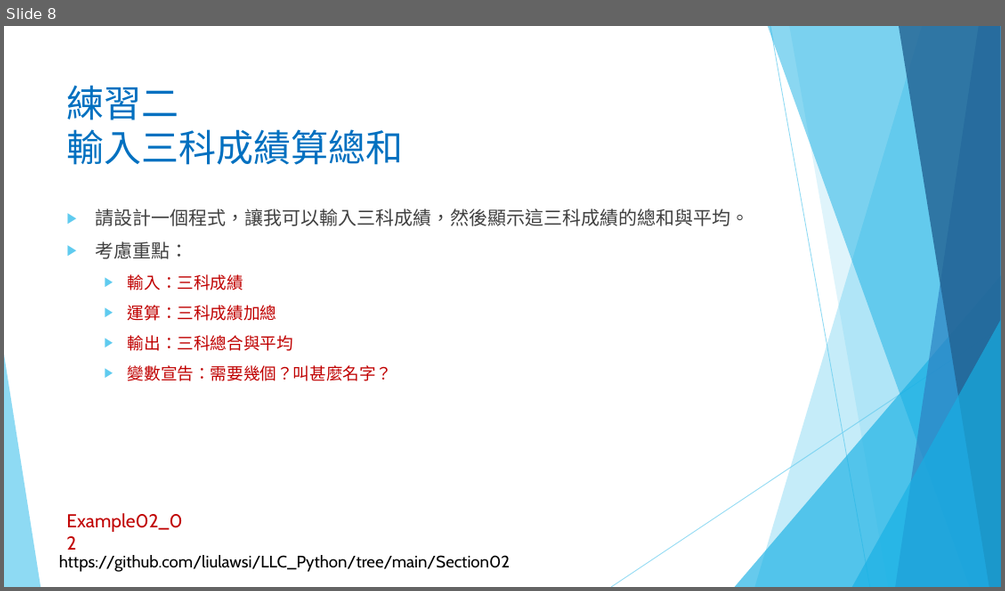
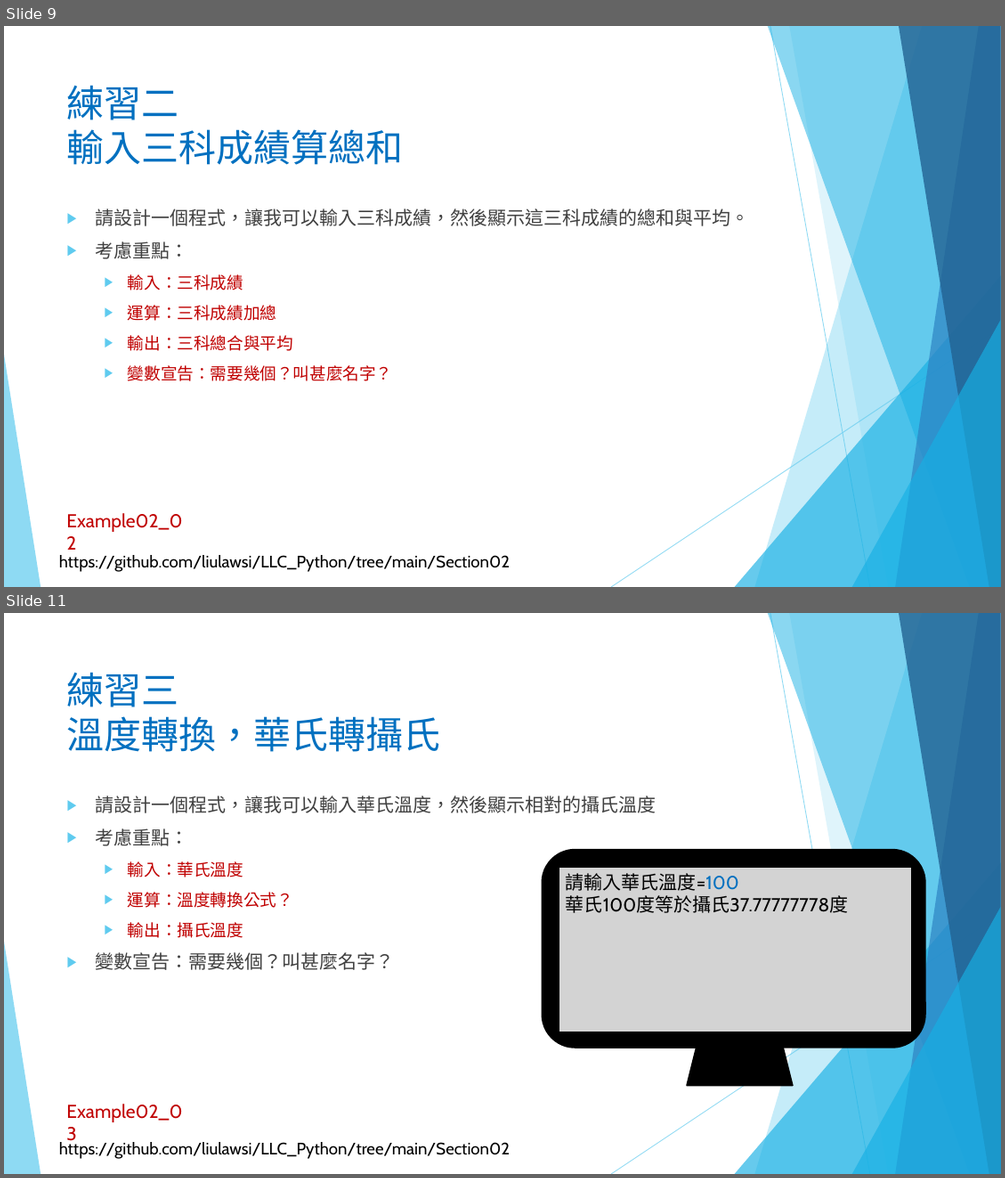
Before and after one commit to liulawsi/My_PPTs, a slide deck: LCC/Python/02_程式語言基本法.pptx. Shown one above the other, each under a label of ours: slide 8 before the commit, slides 9 and 11 after it; the slides between them are not shown. The pictures are 1005x591 and 1005x1178 pixels, drawn with LibreOffice and Linux fonts; fonts in the diff are those of the drawing; background and template pictures are left out. Boxes give left, top, right and bottom in pixels: in the first picture for what was removed or moved away, otherwise in the second. Text is boxed around its words. In the diff, an @@ line names an element or a change of style, - is before the commit and + after.

```diff
--- a/LCC/Python/02_程式語言基本法.pptx
+++ b/LCC/Python/02_程式語言基本法.pptx
@@ slide 11 added at box(4, 613, 1001, 1174), background #FFFFFF; not listed: 11 template elements that a slide beside it also shows @@
@@ title added at box(67, 672, 441, 752), 36 pt, text #0070C0 @@
+練習三
+溫度轉換，華氏轉攝氏
@@ text added at box(95, 795, 655, 970), 18 pt, text #404040 @@
+▶ 請設計一個程式，讓我可以輸入華氏溫度，然後顯示相對的攝氏溫度
+▶ 考慮重點：
+  ▶ 輸入：華氏溫度
+  ▶ 運算：溫度轉換公式？
+  ▶ 輸出：攝氏溫度
+▶ 變數宣告：需要幾個？叫甚麼名字？
@@ rounded rectangle added at box(542, 850, 925, 1047), fill #000000, outline #000000 1.5 pt @@
@@ rectangle added at box(558, 868, 912, 1032), fill #D3D3D3, outline #000000 1.5 pt, 18 pt, text #000000 @@
+請輸入華氏溫度=100
+華氏100度等於攝氏37.77777778度
@@ trapezoid added at box(687, 1047, 793, 1086), fill #000000, outline #000000 1.5 pt @@
@@ text added at box(66, 1103, 182, 1122), 18 pt, text #C00000 @@
+Example02_03
@@ what was slide 8 is now slide 9 @@
```
Also in this commit, not shown: 2 slides changed, 2 other slides added, 7 other files.
